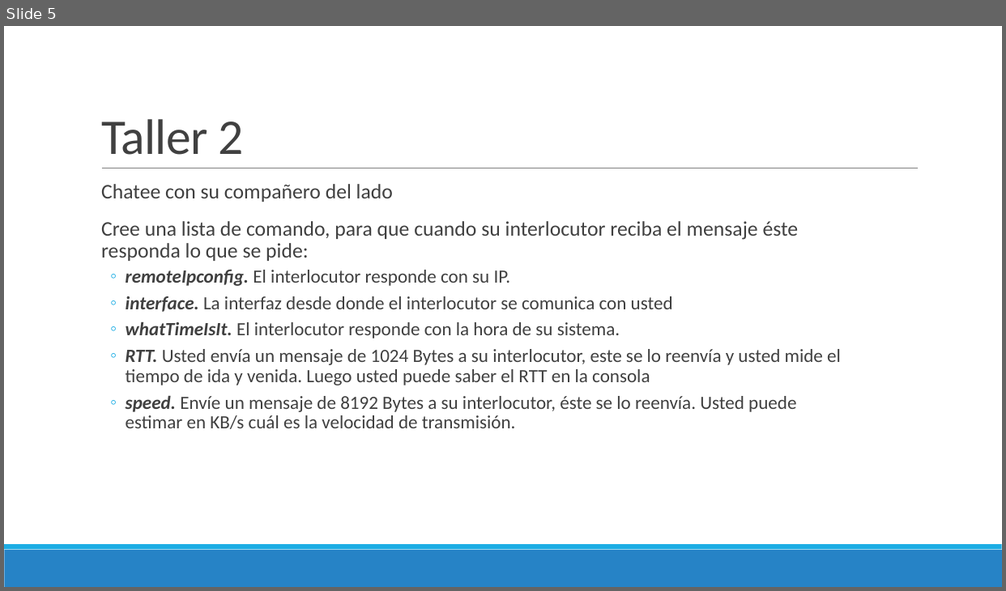
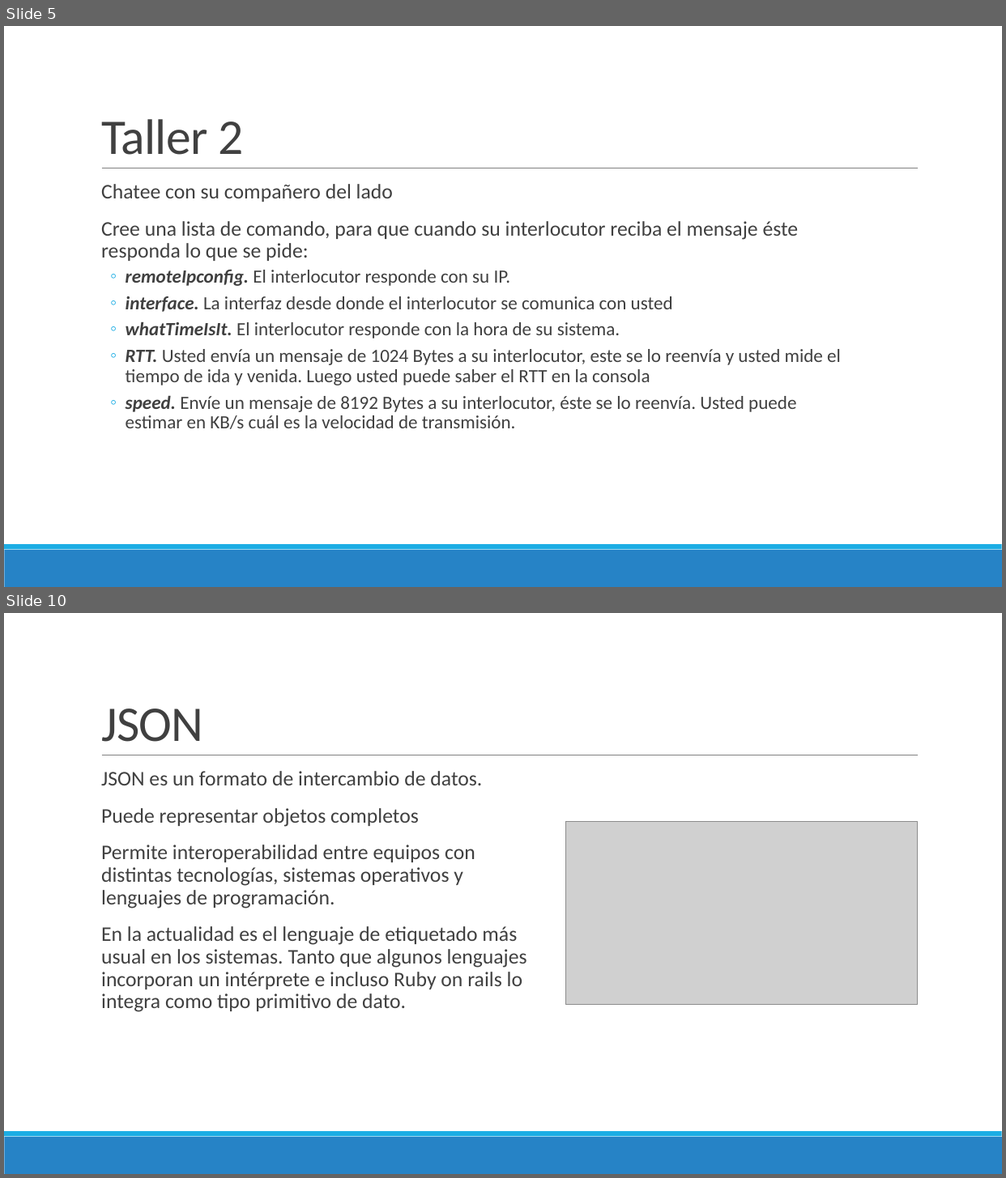
Before and after one commit to Domiciano/ProgramacionEnRed191, a slide deck: Semana 4/Presentación.pptx. Shown one above the other, each under a label of ours: slide 5 before the commit, slides 5 and 10 after it; the slides between them are not shown. The pictures are 1006x591 and 1006x1178 pixels, drawn with LibreOffice and Linux fonts; fonts in the diff are those of the drawing; grey boxes stand for pictures. Boxes give left, top, right and bottom in pixels: in the first picture for what was removed or moved away, otherwise in the second. Text is boxed around its words. In the diff, an @@ line names an element or a change of style, - is before the commit and + after.

```diff
--- a/Semana 4/Presentación.pptx
+++ b/Semana 4/Presentación.pptx
@@ slide 10 added at bbox=[4, 613, 1002, 1174], background #FFFFFF; not listed: 3 template elements that a slide beside it also shows @@
@@ title added at bbox=[101, 709, 204, 742], 48 pt, text #404040 @@
+JSON
@@ text added at bbox=[101, 771, 527, 1012], 20 pt, text #404040 @@
+  JSON es un formato de intercambio de datos.
+  Puede representar objetos completos
+  Permite interoperabilidad entre equipos con distintas tecnologías, sistemas operativos y lenguajes de programación.
+  En la actualidad es el lenguaje de etiquetado más usual en los sistemas. Tanto que algunos lenguajes incorporan un intérprete e incluso Ruby on rails lo integra como tipo primitivo de dato.
@@ picture added at bbox=[566, 821, 918, 1004] @@
```
Also in this commit, not shown: 10 other slides added, 2 other files.
